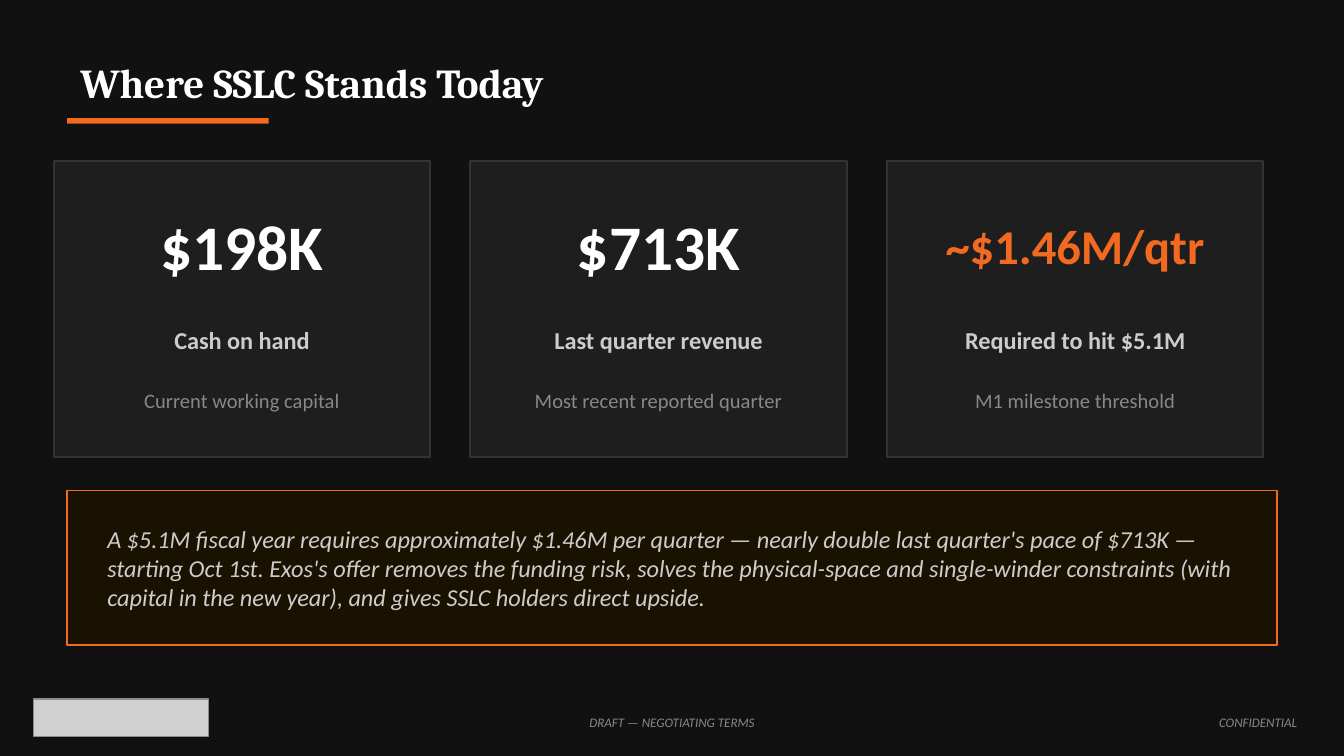
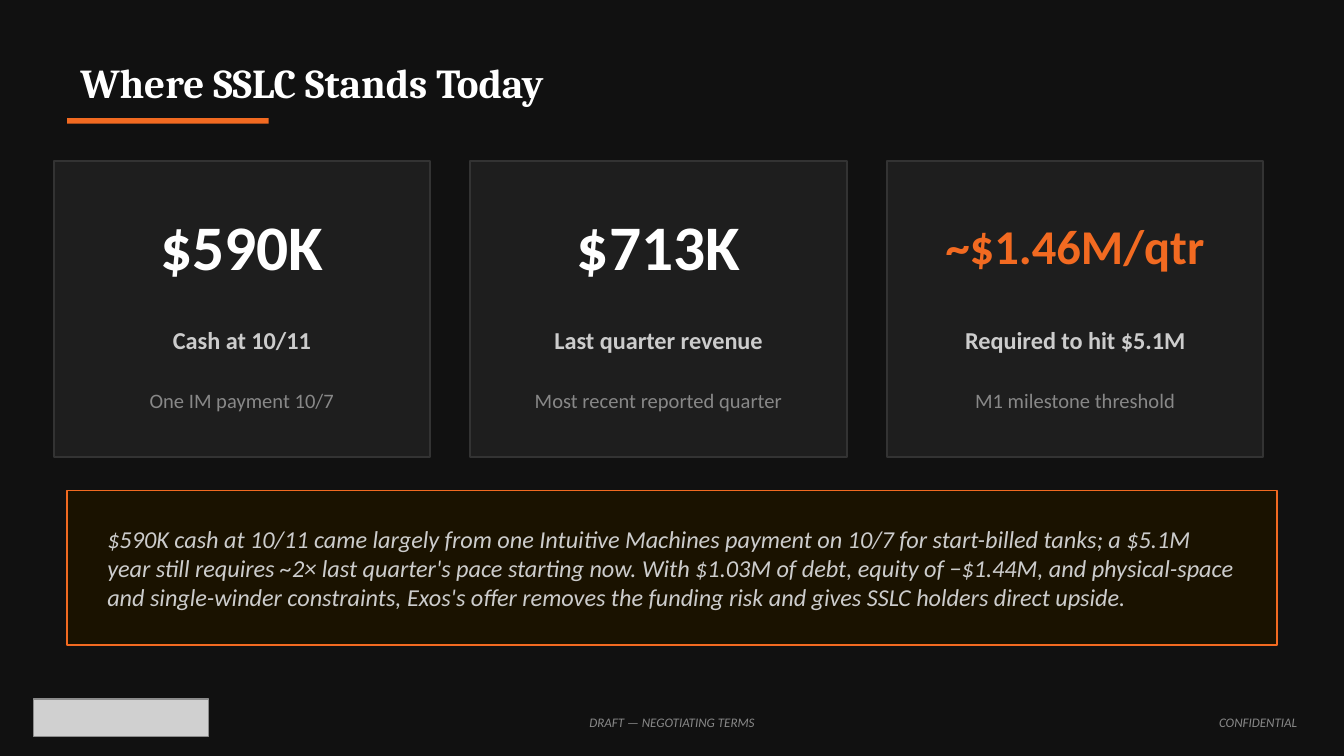
Before and after one commit to ExosAerospace/workspace, a slide deck: slide 3 of drafts/Exos_SSLC_Board_Offer_Overview_2026-10-10_r2.pptx. Drawn at 1344x756 pixels with LibreOffice and Linux fonts; fonts in the diff are those of the drawing; grey boxes stand for pictures. Boxes give left, top, right and bottom in pixels: in the first picture for what was removed or moved away, otherwise in the second. Text is boxed around its words. In the diff, an @@ line names an element or a change of style, - is before the commit and + after.

```diff
--- a/drafts/Exos_SSLC_Board_Offer_Overview_2026-10-10_r2.pptx
+++ b/drafts/Exos_SSLC_Board_Offer_Overview_2026-10-10_r2.pptx
@@ text at bbox=[160, 228, 323, 277]: text changed @@
-$198K
+$590K
@@ text at bbox=[173, 332, 310, 350]: text changed @@
-Cash on hand
+Cash at 10/11
@@ text at bbox=[150, 394, 334, 411]: text changed @@
-Current working capital
+One IM payment 10/7
@@ text at bbox=[107, 531, 1233, 610]: text changed @@
-A $5.1M fiscal year requires approximately $1.46M per quarter — nearly double last quarter's pace of $713K — starting Oct 1st. Exos's offer removes the funding risk, solves the physical-space and single-winder constraints (with capital in the new year), and gives SSLC holders direct upside.
+$590K cash at 10/11 came largely from one Intuitive Machines payment on 10/7 for start-billed tanks; a $5.1M year still requires ~2× last quarter's pace starting now. With $1.03M of debt, equity of −$1.44M, and physical-space and single-winder constraints, Exos's offer removes the funding risk and gives SSLC holders direct upside.
```
Also in this commit, not shown: 2 other slides changed, 4 other files.
